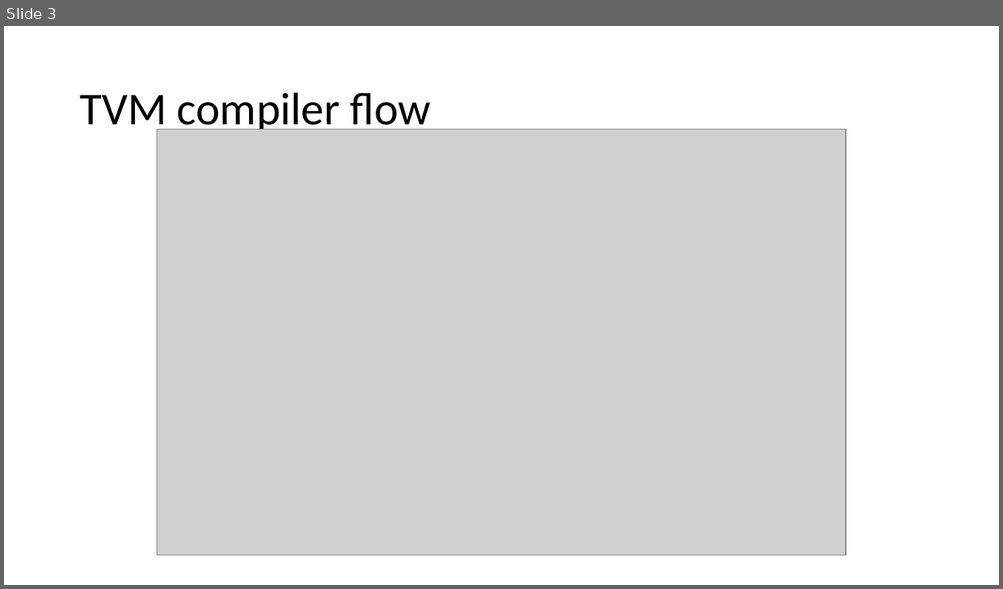
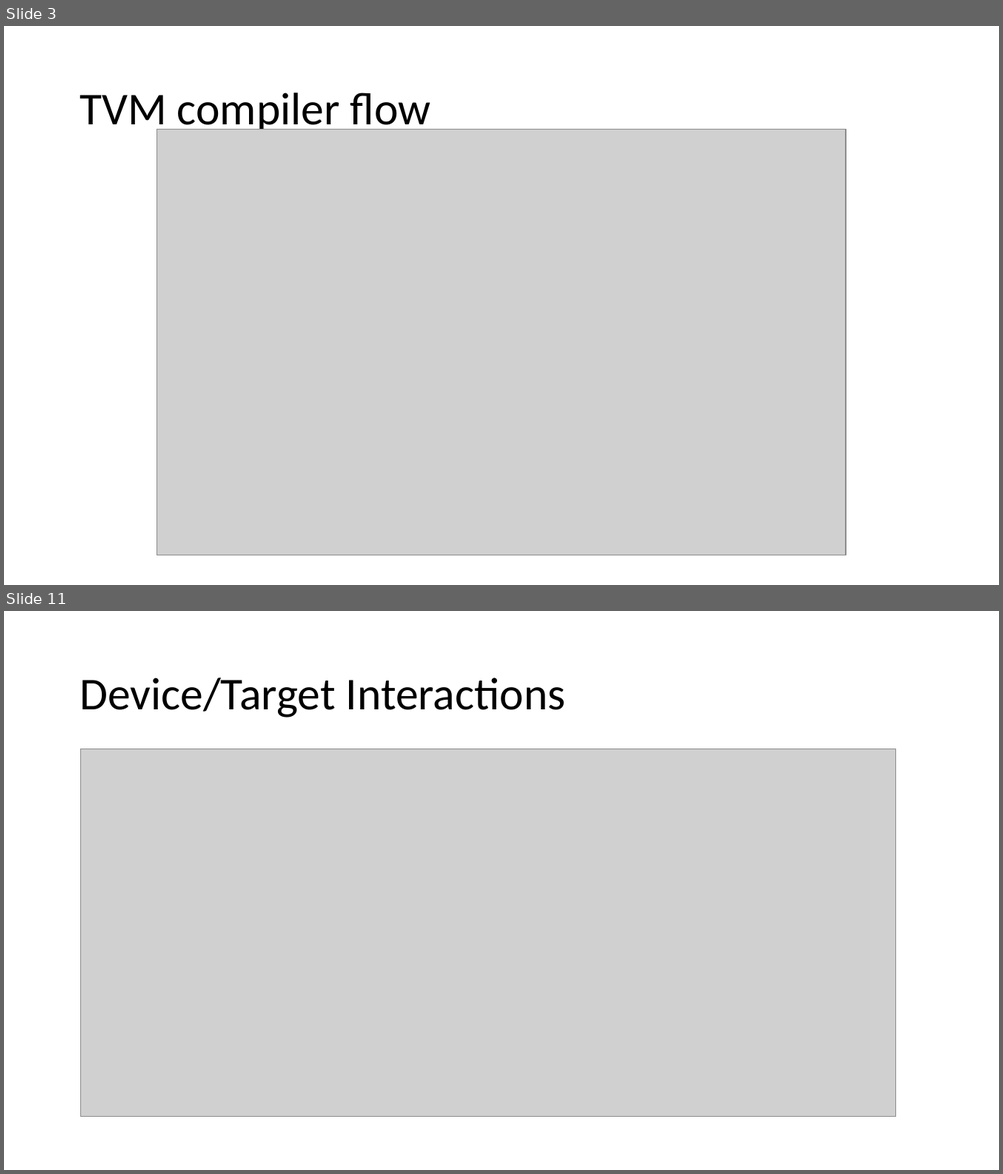
Before and after one commit to hoangtv2000/Notes, a slide deck: TVM.pptx. Shown one above the other, each under a label of ours: slide 3 before the commit, slides 3 and 11 after it; the slides between them are not shown. The pictures are 1003x589 and 1003x1174 pixels, drawn with LibreOffice and Linux fonts; fonts in the diff are those of the drawing; grey boxes stand for pictures. Boxes give left, top, right and bottom in pixels: in the first picture for what was removed or moved away, otherwise in the second. Text is boxed around its words. In the diff, an @@ line names an element or a change of style, - is before the commit and + after.

```diff
--- a/TVM.pptx
+++ b/TVM.pptx
@@ slide 11 added at bbox=[4, 611, 999, 1170], background #FFFFFF @@
@@ title added at bbox=[79, 678, 566, 718], 44 pt, text #000000 @@
+Device/Target Interactions
@@ picture added at bbox=[80, 749, 895, 1118] @@
```
Also in this commit, not shown: 5 slides changed, 4 other slides added, 1 slide removed.
